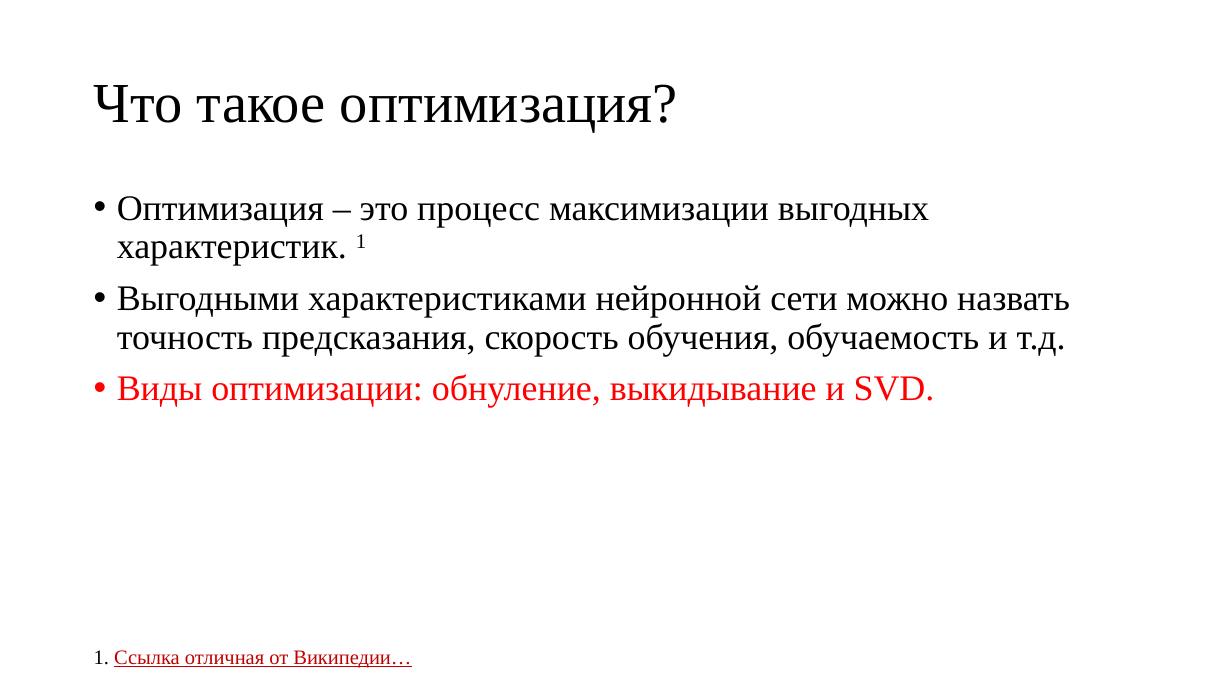
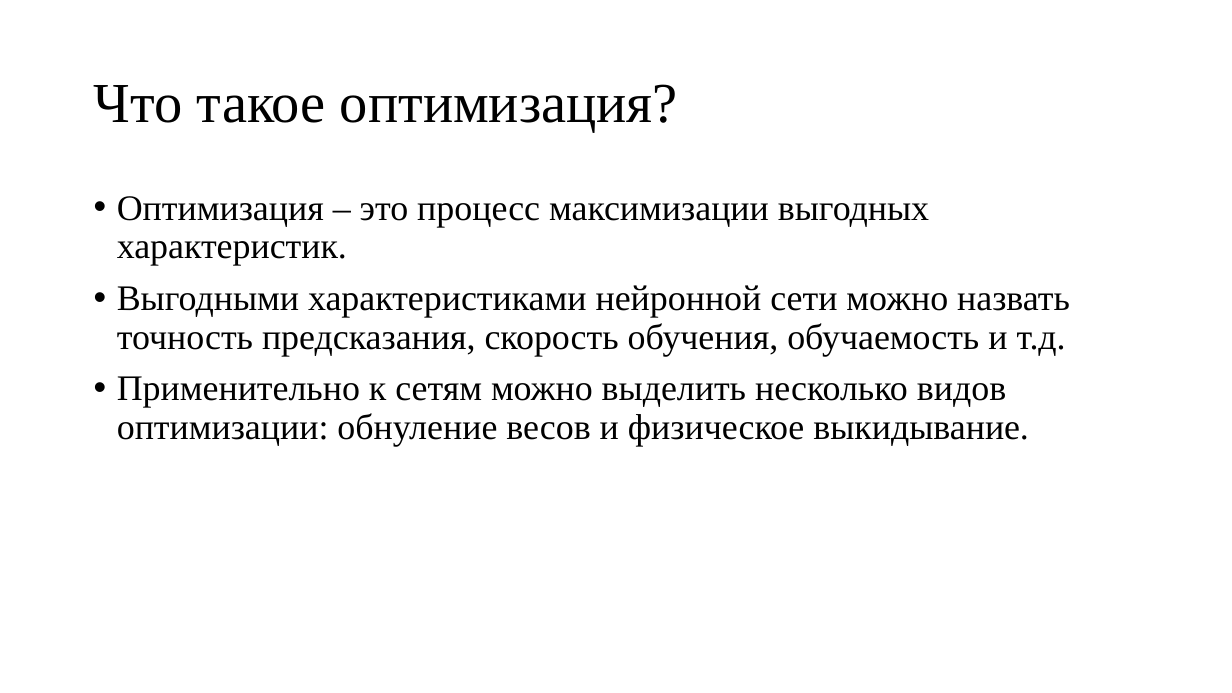
Before and after one commit to sven4500/masters-diploma, a slide deck: slide 8 of Презентация/Пезентация.ppt. Drawn at 1232x693 pixels with LibreOffice and Linux fonts; fonts in the diff are those of the drawing. Boxes give left, top, right and bottom in pixels: in the first picture for what was removed or moved away, otherwise in the second. Text is boxed around its words. In the diff, an @@ line names an element or a change of style, - is before the commit and + after.

```diff
--- a/Презентация/Пезентация.ppt
+++ b/Презентация/Пезентация.ppt
@@ text at (x1=117, y1=196, x2=929, y2=266): text changed @@
-• Оптимизация – это процесс максимизации выгодных характеристик. 1
+• Оптимизация – это процесс максимизации выгодных характеристик.
@@ text at (x1=117, y1=376, x2=1029, y2=447): text changed; text colour #FF0000 to #000000 @@
-• Виды оптимизации: обнуление, выкидывание и SVD.
+• Применительно к сетям можно выделить несколько видов оптимизации: обнуление весов и физическое выкидывание.
@@ text removed at (x1=94, y1=650, x2=411, y2=668) @@
-1. Ссылка отличная от Википедии…
```
Also in this commit, not shown: 12 other slides changed, 2 slides added, 6 slides removed.
